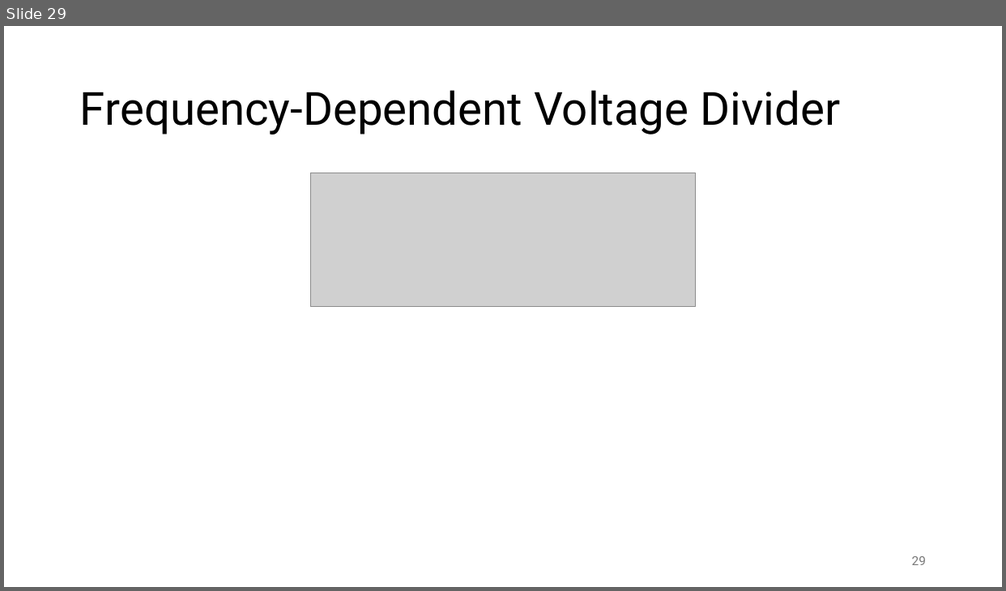
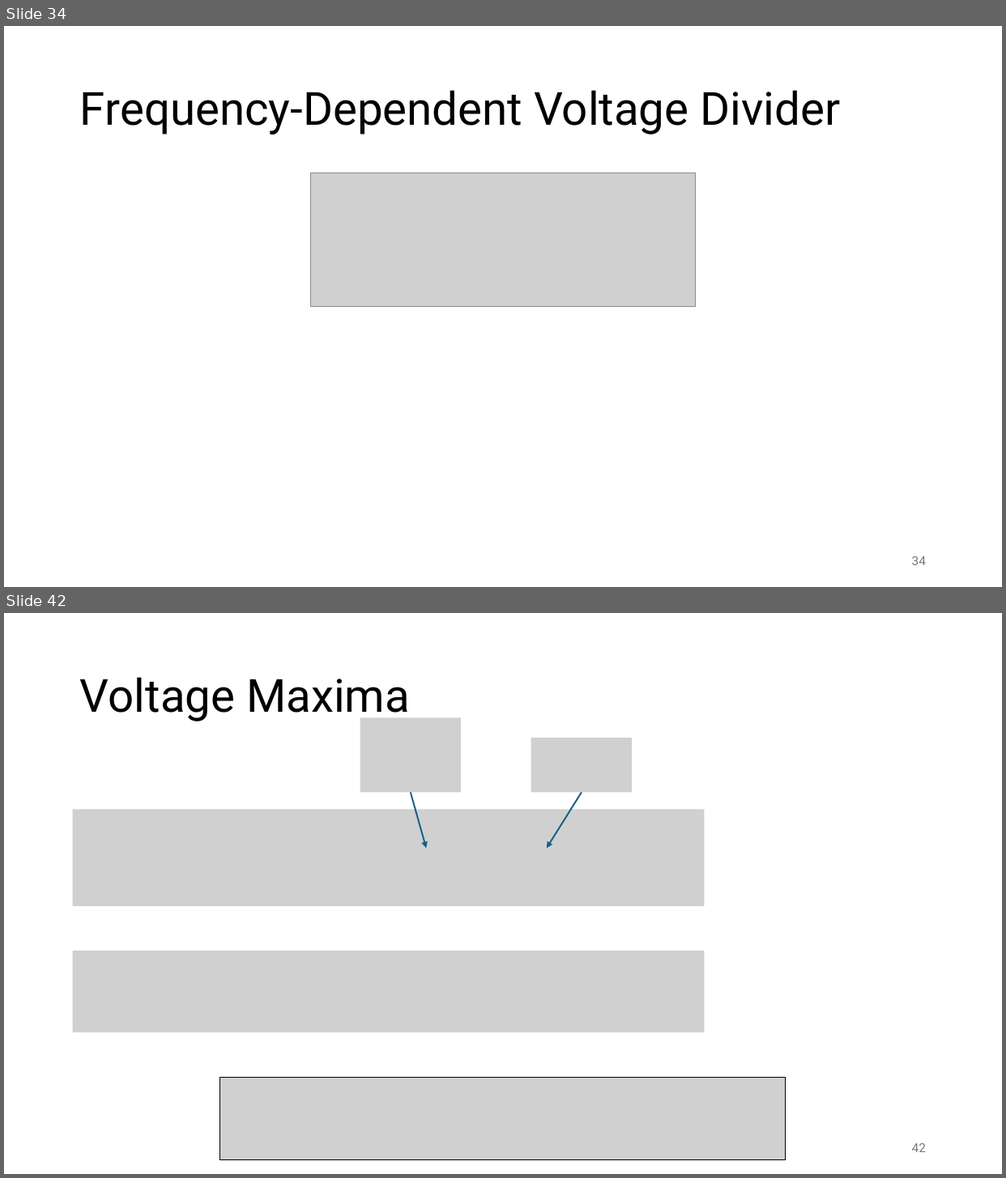
Before and after one commit to FelixWick/intro_electrical_eng, a slide deck: 4_ACtech.pptx. Shown one above the other, each under a label of ours: slide 29 before the commit, slides 34 and 42 after it; the slides between them are not shown. The pictures are 1006x591 and 1006x1178 pixels, drawn with LibreOffice and Linux fonts; fonts in the diff are those of the drawing; grey boxes stand for pictures. Boxes give left, top, right and bottom in pixels: in the first picture for what was removed or moved away, otherwise in the second. Text is boxed around its words. In the diff, an @@ line names an element or a change of style, - is before the commit and + after.

```diff
--- a/4_ACtech.pptx
+++ b/4_ACtech.pptx
@@ slide 42 added at bbox=[4, 613, 1002, 1174], background #FFFFFF @@
@@ title added at bbox=[80, 677, 410, 722], 44 pt, text #000000 @@
+Voltage Maxima
@@ picture added at bbox=[360, 717, 461, 793] @@
@@ picture added at bbox=[531, 738, 632, 793] @@
@@ arrow added from (411, 793) to (426, 848), #156082 1.5 pt @@
@@ arrow added from (582, 793) to (547, 848), #156082 1.5 pt @@
@@ picture added at bbox=[73, 809, 705, 905] @@
@@ picture added at bbox=[73, 952, 705, 1033] @@
@@ picture added at bbox=[220, 1078, 786, 1161] @@
@@ page number added at bbox=[912, 1144, 926, 1152], 12 pt, text #797979 @@
+42
@@ what was slide 29 is now slide 34 @@
@@ page number at bbox=[912, 557, 926, 565]: text changed @@
-29
+34
```
Also in this commit, not shown: 6 slides changed, 12 other slides added, 1 slide removed, 2 other files.
